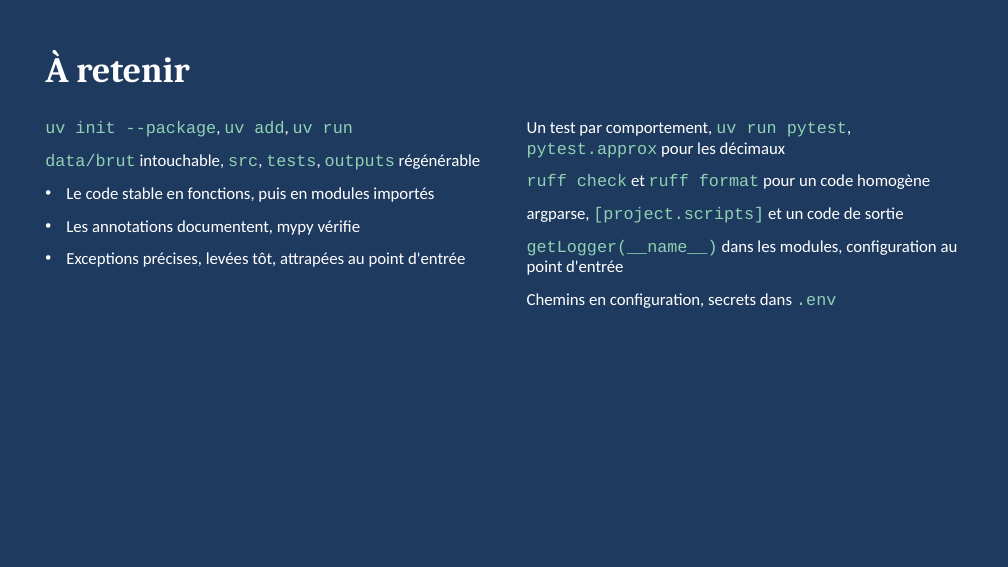
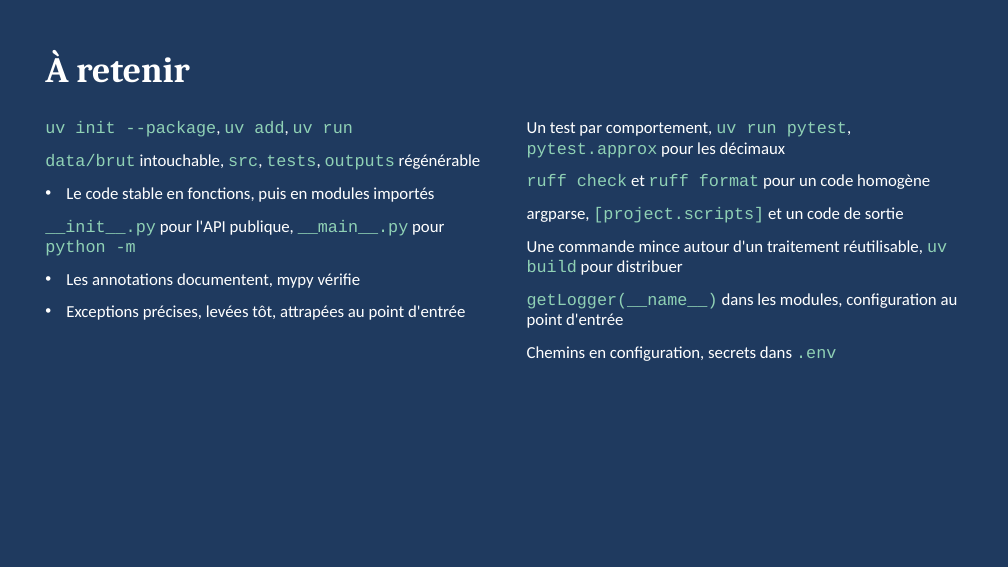
Before and after one commit to ardev2/formation-analyse-donnees-python, a slide deck: slide 47 of cours/05-jour3-matin/projet-cli.pptx (slide 43 before the commit). Drawn at 1008x567 pixels with LibreOffice and Linux fonts; fonts in the diff are those of the drawing. Boxes give left, top, right and bottom in pixels: in the first picture for what was removed or moved away, otherwise in the second. Text is boxed around its words. In the diff, an @@ line names an element or a change of style, - is before the commit and + after.

```diff
--- a/cours/05-jour3-matin/projet-cli.pptx
+++ b/cours/05-jour3-matin/projet-cli.pptx
@@ text at (45,220,444,256): paragraph added @@
+• __init__.py pour l'API publique, __main__.py pour python -m
@@ text at (527,240,947,275): paragraph added @@
+• Une commande mince autour d'un traitement réutilisable, uv build pour distribuer
```
Also in this commit, not shown: 2 other slides changed, 4 slides added, 7 other files.
